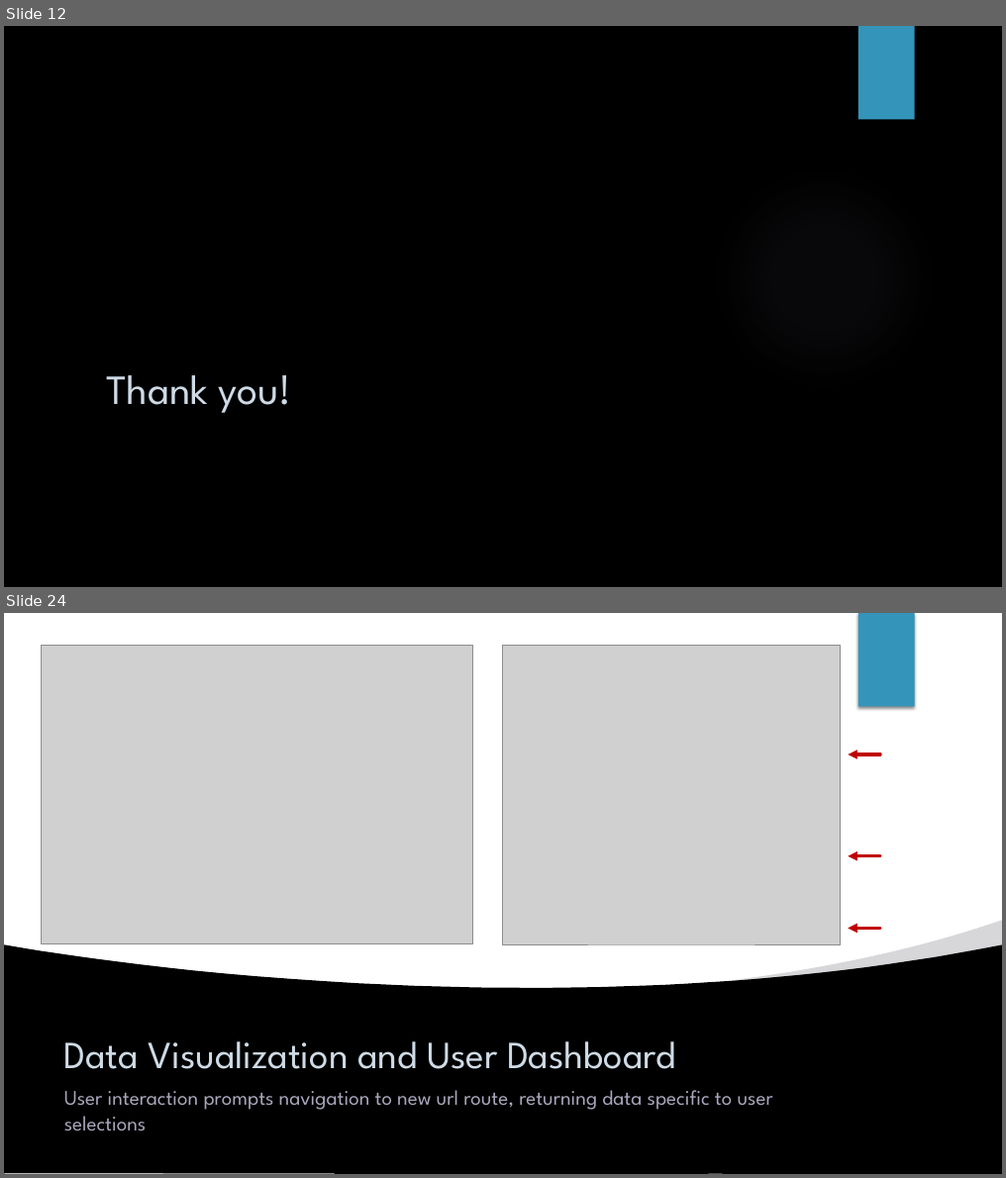
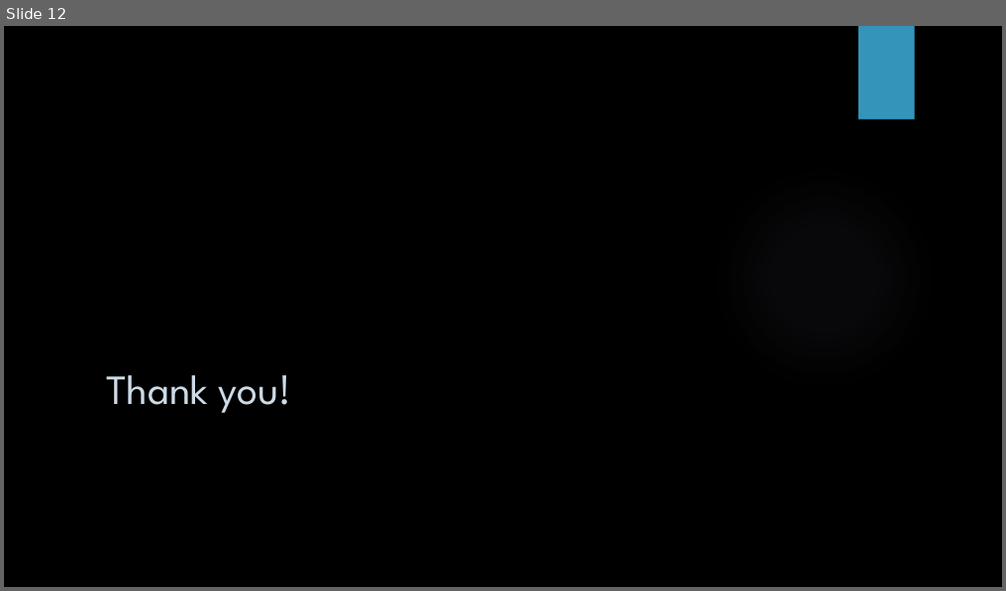
Before and after one commit to jpicca/airQualityViz, a slide deck: Presentation.pptx. Shown one above the other, each under a label of ours: slides 12 and 24 before the commit, slide 12 after it; the slides between them are not shown. The pictures are 1006x1178 and 1006x591 pixels, drawn with LibreOffice and Linux fonts; fonts in the diff are those of the drawing; grey boxes stand for pictures; background and template pictures are left out. Boxes give left, top, right and bottom in pixels: in the first picture for what was removed or moved away, otherwise in the second. Text is boxed around its words. In the diff, an @@ line names an element or a change of style, - is before the commit and + after.

```diff
--- a/Presentation.pptx
+++ b/Presentation.pptx
@@ slide 24 removed at <box>4,613,1002,1174</box>, background picture (left out) @@
@@ rectangle removed at <box>4,613,1002,1000</box> @@
@@ picture removed at <box>659,613,790,707</box> @@
@@ rectangle removed at <box>858,613,915,707</box> @@
@@ picture removed at <box>41,646,473,945</box> @@
@@ picture removed at <box>503,646,841,945</box> @@
@@ arrow removed from (880, 755) to (847, 755) @@
@@ picture removed at <box>4,832,334,1174</box> @@
@@ picture removed at <box>4,850,129,1044</box> @@
@@ arrow removed from (880, 857) to (847, 857) @@
@@ freeform shape removed at <box>718,921,1002,988</box> @@
@@ arrow removed from (880, 928) to (847, 928) @@
@@ freeform shape removed at <box>4,946,1002,1174</box> @@
@@ title removed at <box>63,1042,676,1069</box> @@
-Data Visualization and User Dashboard
@@ text removed at <box>64,1090,773,1131</box> @@
-User interaction prompts navigation to new url route, returning data specific to user selections
@@ picture removed at <box>709,1112,790,1174</box> @@
```
Also in this commit, not shown: 14 other slides removed.
